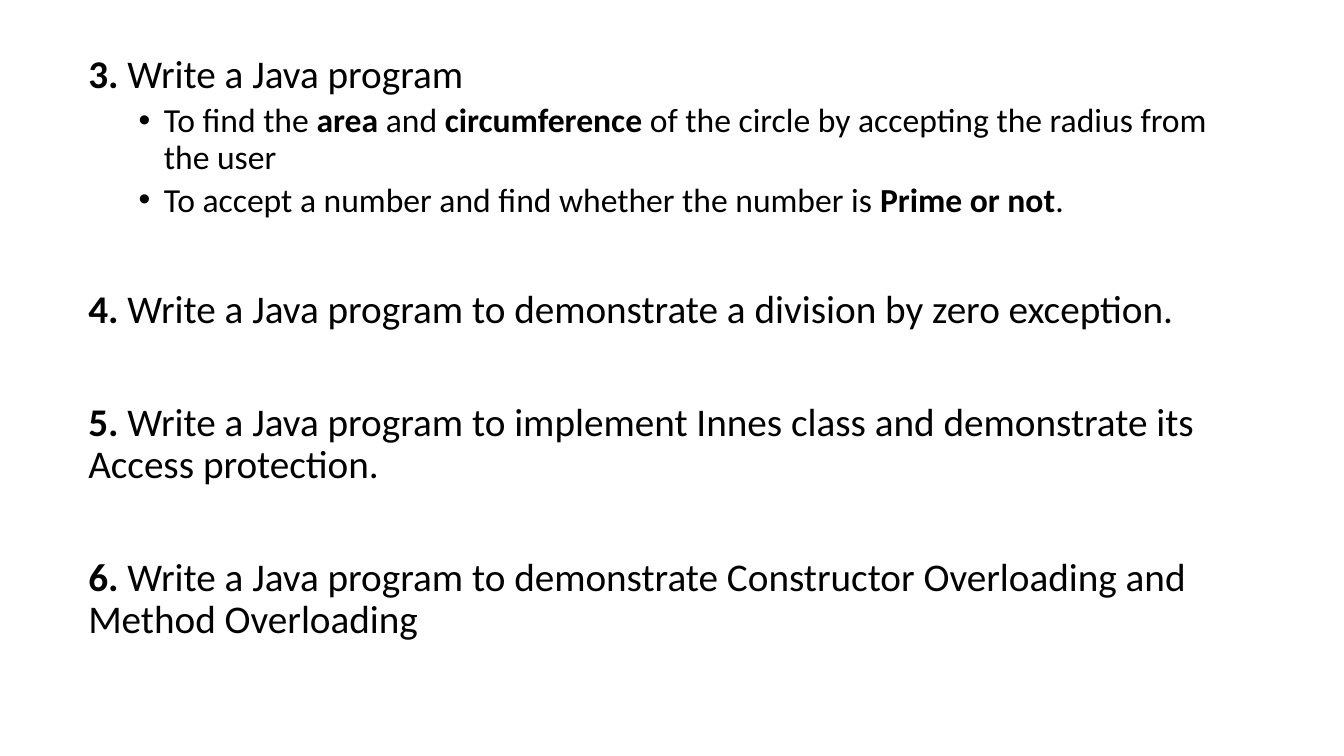
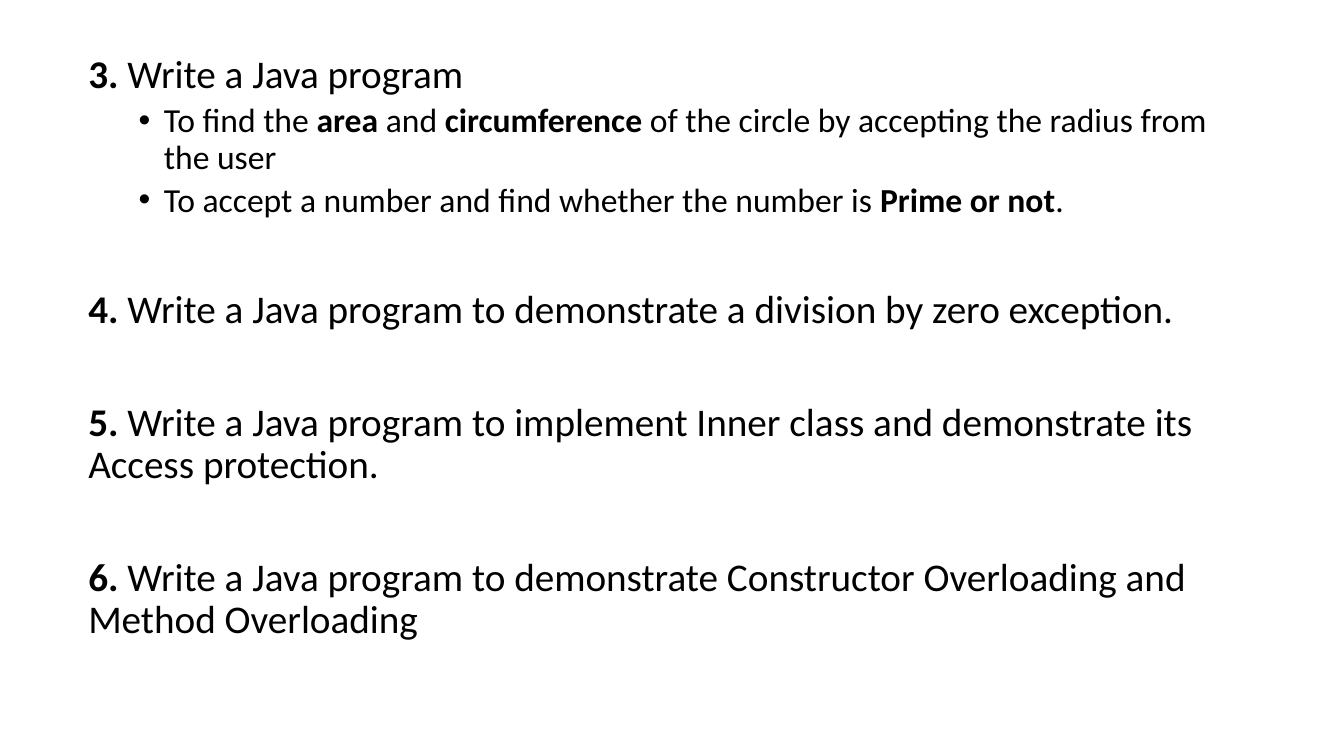
Before and after one commit to PRAMOD-VISHNU-NAIK/MCA-2nd-Sem-Shridevi-College, a slide deck: slide 6 of Theory Class-Notes/Complete Syllabus and Notes/All Modules.pptx. Drawn at 1344x756 pixels with LibreOffice and Linux fonts; fonts in the diff are those of the drawing. Boxes give left, top, right and bottom in pixels: in the first picture for what was removed or moved away, otherwise in the second. Text is boxed around its words. In the diff, an @@ line names an element or a change of style, - is before the commit and + after.

```diff
--- a/Theory Class-Notes/Complete Syllabus and Notes/All Modules.pptx
+++ b/Theory Class-Notes/Complete Syllabus and Notes/All Modules.pptx
@@ text at [88,408,1192,485]: text changed @@
-5. Write a Java program to implement Innes class and demonstrate its Access protection.
+5. Write a Java program to implement Inner class and demonstrate its Access protection.
```
Also in this commit, not shown: 1 other slide changed, 2 other files.
